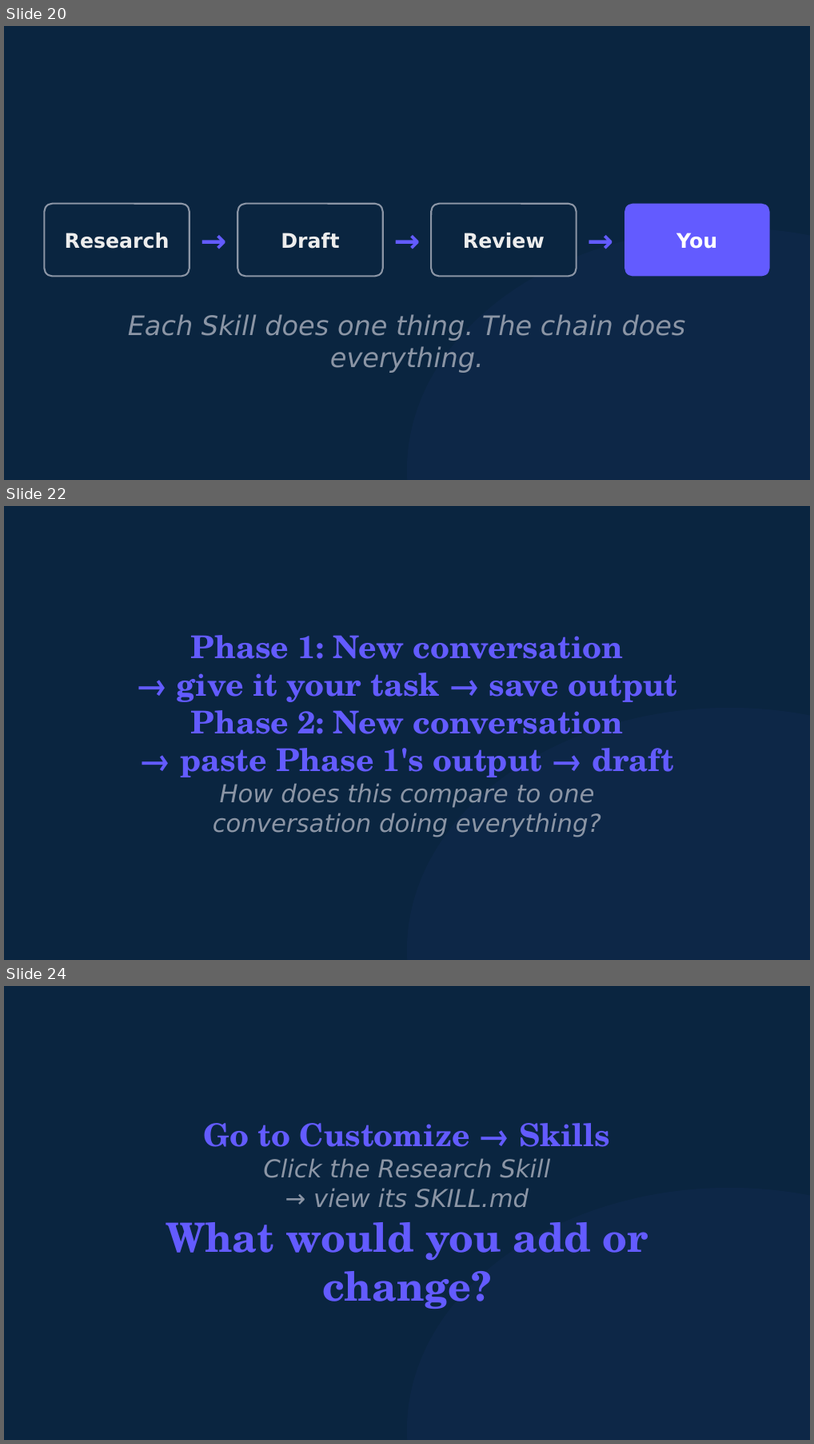
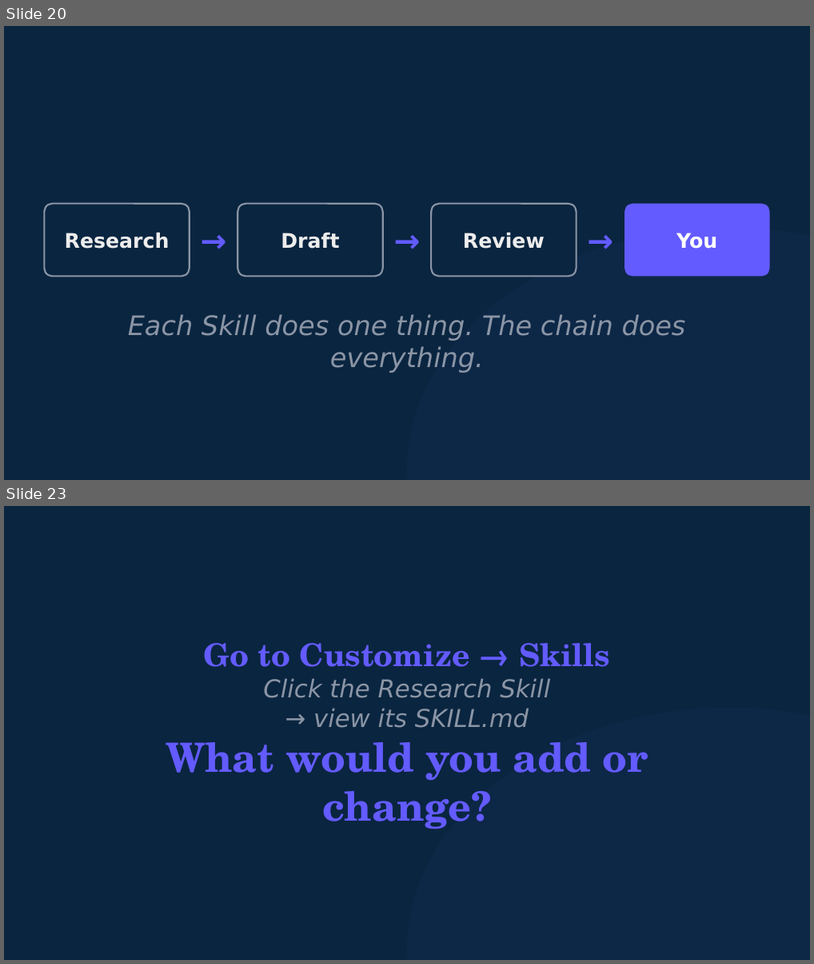
Before and after one commit to michaelengland/ai-best-practices, a slide deck: decks/workshop-2-orchestrator/workshop-2-orchestrator.pptx. Shown one above the other, each under a label of ours: slides 20, 22 and 24 before the commit, slides 20 and 23 after it; the slides between them are not shown. The pictures are 814x1444 and 814x964 pixels, drawn with LibreOffice and Linux fonts; fonts in the diff are those of the drawing. Boxes give left, top, right and bottom in pixels: in the first picture for what was removed or moved away, otherwise in the second. Text is boxed around its words. In the diff, an @@ line names an element or a change of style, - is before the commit and + after.

```diff
--- a/decks/workshop-2-orchestrator/workshop-2-orchestrator.pptx
+++ b/decks/workshop-2-orchestrator/workshop-2-orchestrator.pptx
@@ slide 22 removed at [4,506,810,960], background #0A2540 @@
@@ text removed at [177,635,678,837] @@
-Phase 1: New conversation
-→ give it your task → save output
-Phase 2: New conversation
-→ paste Phase 1's output → draft
-How does this compare to one
-conversation doing everything?
@@ ellipse removed at [407,708,810,960] @@
@@ what was slide 24 is now slide 23 @@
```
Also in this commit, not shown: 2 slides added, 2 other slides removed, 2 other files.
